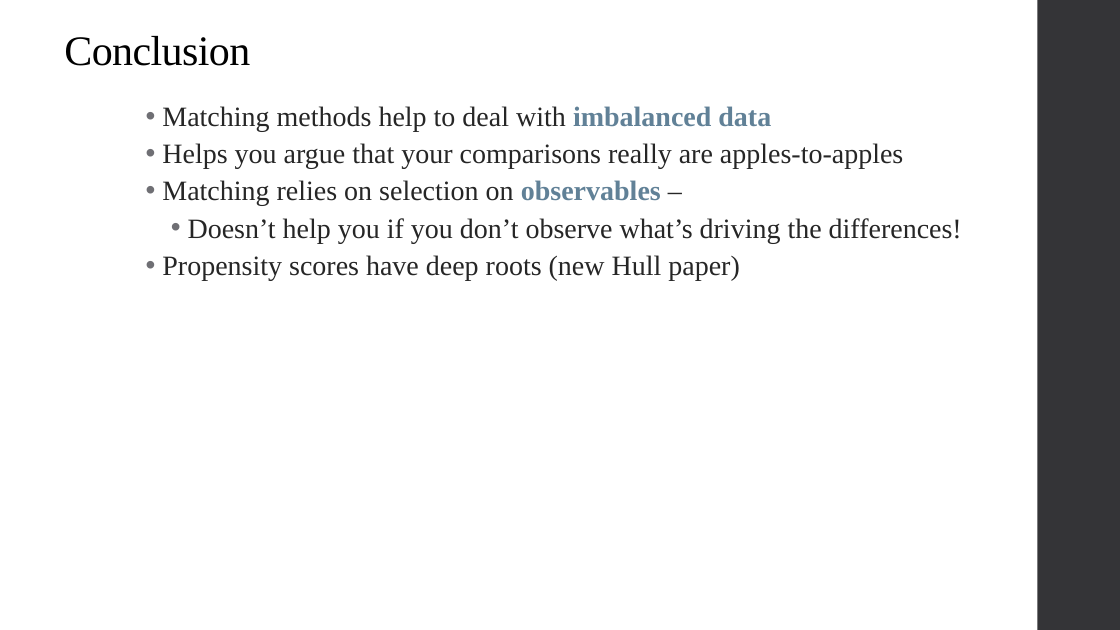
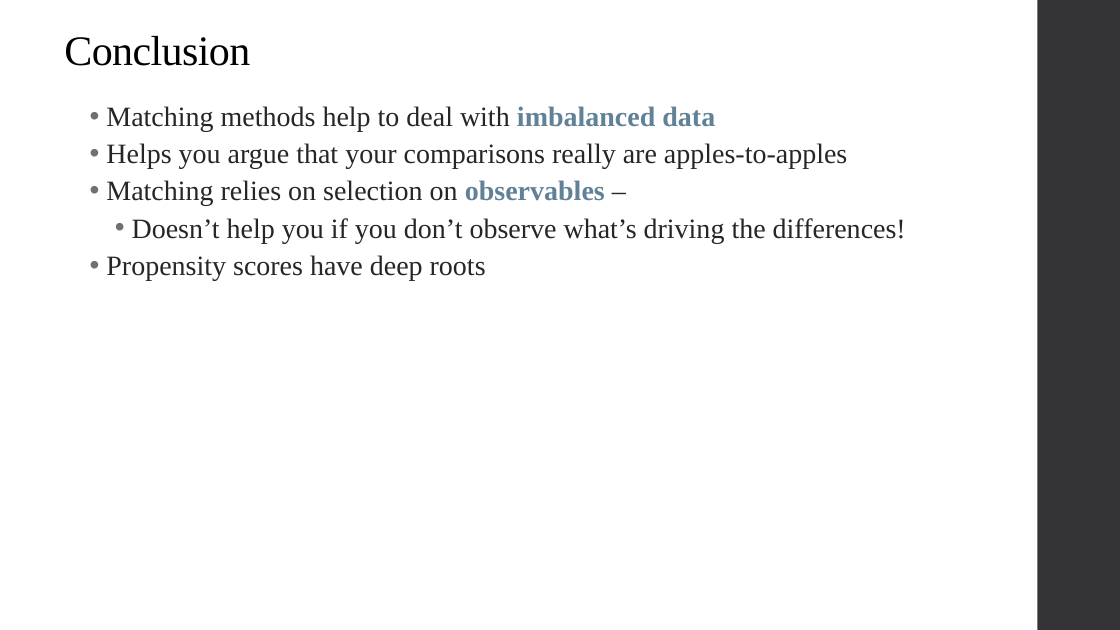
Before and after one commit to qiufei/fork-HAD5744, a slide deck: slide 64 of Lecture05_Matching/Lecture5_Matching_2022F.pptx (slide 57 before the commit). Drawn at 1120x630 pixels with LibreOffice and Linux fonts; fonts in the diff are those of the drawing. Boxes give left, top, right and bottom in pixels: in the first picture for what was removed or moved away, otherwise in the second. Text is boxed around its words. In the diff, an @@ line names an element or a change of style, - is before the commit and + after.

```diff
--- a/Lecture05_Matching/Lecture5_Matching_2022F.pptx
+++ b/Lecture05_Matching/Lecture5_Matching_2022F.pptx
@@ text "Matching methods help to deal ...": place and size @@
-text "Matching methods help to deal ..." at <box>162,106,962,280</box>
+text "Matching methods help to deal ..." at <box>106,106,906,280</box>
@@ text at <box>106,255,486,280</box>: text changed @@
-  • Propensity scores have deep roots (new Hull paper)
+  • Propensity scores have deep roots
```
Also in this commit, not shown: 13 other slides changed, 8 slides added, 1 slide removed, 2 other files.
